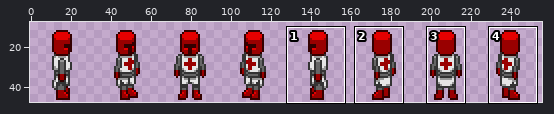
Two versions of one sprite sheet, char/dead/run.png. The first picture is a wide view before the edit; the outline marks the close-up.
Close-up. First the earlier version:
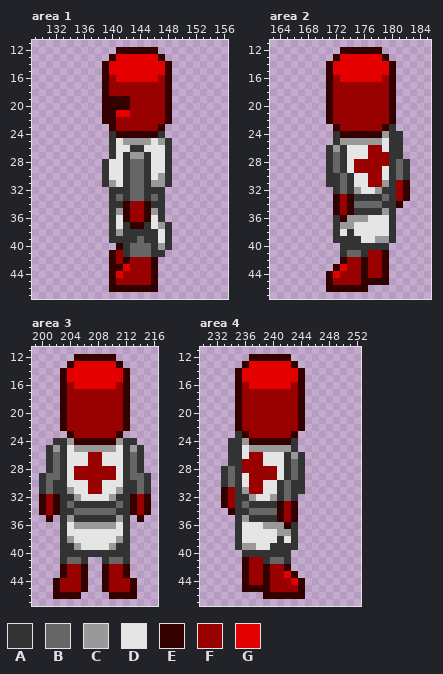
The file is 256x48 pixels. Shown: area 1: x 129..156, y 11..47; area 2: x 163..185, y 11..47; area 3: x 199..216, y 11..47; area 4: x 230..252, y 11..47. The wide view leaves out empty margins. The commit also changed other parts of the picture, which this record leaves out.
Palette (. is transparent): A #333333  B #666666  C #999999  D #e5e5e5  E #330000  F #990000  G #e50000
Pixels before, area 1, first column x 139:
12 ..EEEEEE..
13 .EGGGGGGE.
14 EGGGGGGGGE
15 EGGGGGGGGE
16 EFGGGGGGFE
17 EFFFFFFFFE
18 EFFFFFFFFE
19 EEEEFFFFFE
20 EEEEFFFFFE
21 EEGGFFFFFE
22 EEFFFFFFFE
23 .EFFFFFFE.
24 .AEEEEEEA.
25 .ADCCCCDCA
26 .ADDAADDDA
27 .ADACCADDA
28 ADDABBADDA
29 ADDABBADDA
30 ADDABBADCA
31 ACDABBACCA
32 .AAABBAAA.
33 .ABABBABA.
34 .AAEFFEAA.
35 .ACEFFECA.
36 .ADEFFEDA.
37 .ADAEEADCA
38 .ACAAAAADA
39 .AAAABAADA
40 ..EABBBACA
41 .EFABBBAA.
42 .EFEFFFE..
43 .EEGFFFE..
44 .EGFFFFE..
45 .EFFFFFE..
46 .EEEEEEE..
Pixels before, area 2, first column x 171:
12 ..EEEEEE....
13 .EGGGGGGE...
14 EGGGGGGGGE..
15 EGGGGGGGGE..
16 EFGGGGGGFE..
17 EFFFFFFFFE..
18 EFFFFFFFFE..
19 EFFFFFFFFE..
20 EFFFFFFFFE..
21 EFFFFFFFFE..
22 EFFFFFFFFE..
23 .EFFFFFFEA..
24 .AEEEEEECAA.
25 .ACCCCCCDAA.
26 ACADDDFFDAA.
27 ABADDDFFFAA.
28 ABADFFFFFABA
29 ABADFFFFDABA
30 AABADDFFDABA
31 AABADDFFCAFE
32 .ABACDDCAAFE
33 .EFEAAAABAFE
34 .EFEBBBBAAE.
35 .EFEAAAACA..
36 .AECCCDDDA..
37 .ACCDDDDDA..
38 .ADADDDDDA..
39 .AAAADDCCA..
40 ..AAAAAAA...
41 ..ABBAFFE...
42 ..EFFEFFE...
43 .EGFFEFFE...
44 EGFFFEFFE...
45 EFFFFEEEE...
46 EEEEEE......
Pixels before, area 3, first column x 200:
12 .....EEEEEE.....
13 ....EGGGGGGE....
14 ...EGGGGGGGGE...
15 ...EGGGGGGGGE...
16 ...EFGGGGGGFE...
17 ...EFFFFFFFFE...
18 ...EFFFFFFFFE...
19 ...EFFFFFFFFE...
20 ...EFFFFFFFFE...
21 ...EFFFFFFFFE...
22 ...EFFFFFFFFE...
23 ....EFFFFFFE....
24 ..AACEEEEEECAA..
25 .ACADCCCCCCDACA.
26 .ABADDDFFDDDABA.
27 .ABADDDFFDDDABA.
28 .ABADFFFFFFDABA.
29 ABBADFFFFFFDABBA
30 ABAADDDFFDDDAABA
31 ABAACDDFFDDCAABA
32 EFEAACDDDDCAAEFE
33 EFEABAAAAAABAEFE
34 EFEAABBBBBBAAEFE
35 .E.ACAAAAAACA.E.
36 ...ADCCCCCCDA...
37 ...ADDDDDDDDA...
38 ...ACDDDDDDCA...
39 ...AACDDDDCAA...
40 ...AAAAAAAAAA...
41 ...ABBA..ABBA...
42 ...EFFE..EFFE...
43 ...EFFE..EFFE...
44 ..EFFFE..EFFFE..
45 ..EFFFE..EFFFE..
46 ..EEEE....EEEE..
Pixels before, area 4, first column x 233:
12 ....EEEEEE..
13 ...EGGGGGGE.
14 ..EGGGGGGGGE
15 ..EGGGGGGGGE
16 ..EFGGGGGGFE
17 ..EFFFFFFFFE
18 ..EFFFFFFFFE
19 ..EFFFFFFFFE
20 ..EFFFFFFFFE
21 ..EFFFFFFFFE
22 ..EFFFFFFFFE
23 ..AEFFFFFFE.
24 .AACEEEEEEA.
25 .AADCCCCCCA.
26 .AADFFDDDACA
27 .AAFFFDDDABA
28 ABAFFFFFDABA
29 ABADFFFFDABA
30 ABADFFDDABAA
31 EFACFFDDABAA
32 EFAACDDCABA.
33 EFABAAAAEFE.
34 .EAABBBBEFE.
35 ..ACAAAAEFE.
36 ..ADDDCCCEA.
37 ..ADDDDDCCA.
38 ..ADDDDDADA.
39 ..ACCDDAAAA.
40 ...AAAAAAA..
41 ...EFFABBA..
42 ...EFFEFFE..
43 ...EFFEFFGE.
44 ...EFFEFFFGE
45 ...EEEEFFFFE
46 ......EEEEEE
After the commit:
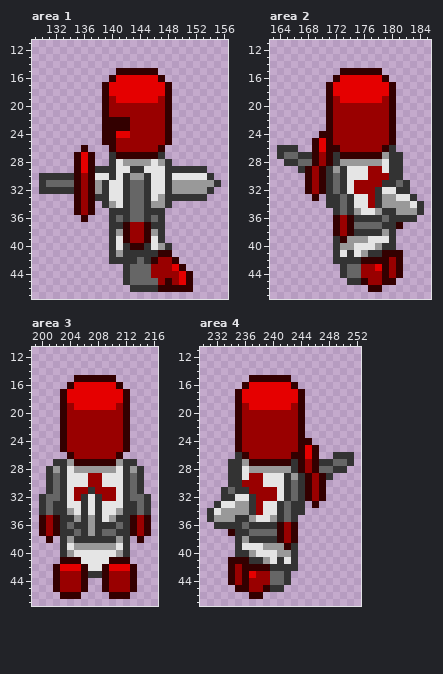
The edit:
Changed rows in their new state; - is an unchanged pixel.
Area 1:
first column x 130:
12 -----------......---------
13 ----------........--------
14 ---------..........-------
15 ---------..EEEEEE..-------
16 ---------.E------E.-------
17 ----------GGGGGGGG--------
18 ----------GGGGGGGG--------
19 ----------FGGGGGG---------
20 ----------FFF-------------
21 ----------FFF-------------
22 -----------EE-------------
23 ---------E-EE----FE-------
24 ---------EEGGFFFFFE-------
25 ---------EEFFFFFFFE-------
26 ------E---EFFFFFFE.-------
27 -----EGE---EEEEEEA.-------
28 -----EGE-.A-CCCC-C--------
29 -----EGEA-A-DAAD---AAAAA--
30 AAAAAEFEDDA--CC--D-DDDDDA-
31 ABBBBEFEC-D-----DD-CCCCCCA
32 AAAAAEFECADD----DDACCCCCA-
33 -----EFEAADD----DCAAAAAA--
34 -----EFE-ACDABBACCA-------
35 -----EFE---AABBAA---------
36 ------E----BABBAB---------
37 -----------AEFFEAA.-------
38 ------------EFFECA.-------
39 -----------DEFFEDA.-------
40 ----------AD-EEAD---------
41 ----------AC-AAA-EE-------
42 ----------AAAABA-FFE------
43 ----------..ABBBFFFGE-----
44 ----------..ABBBFFFFGE----
45 ----------..ABBBBFEFGE----
46 ----------...AAAAEEEEE----
Area 2:
first column x 171:
12 --......--
13 -........-
14 ..........
15 ..EEEEEE..
16 .E------E.
17 -GGGGGGGG-
18 -GGGGGGGG-
19 --GGGGGG--
first column x 164:
23 -------EF------FE----
24 ------EEFFFFFFFFE.---
25 -----EGEFFFFFFFFE.---
26 AAA--EGEEFFFF--E-.---
27 ABBAAEFEAEEEEEEC-----
28 -AABBEFEACCCCCCD-A.--
29 ---AEFE-C--DD----A.--
30 ----EFE-BAD----F-A.--
31 ----EFE-BADFF--A-BA--
32 ----EFEABADFFFADDAA--
33 -----E-AABADDF-CCDDA-
34 -------AABADDFACCCCDA
35 --------ABACDDCA-CCCA
36 --------EFEAAAAB-AAA-
37 --------EFEBBBBA-E---
38 --------EFEAAAAC-----
39 ---------ECCC-DD-----
40 --------ACCDDDC-A----
41 --------ADADCAA-EE---
42 --------AAAA-EE-FE---
43 --------.ABBF-G-FE---
44 -------..ABBF---FE---
45 -------...AA-FF-E----
46 -------......EE------
Area 3:
first column x 203:
12 --......--
13 -........-
14 ..........
15 ..EEEEEE..
16 .E------E.
17 -GGGGGGGG-
18 -GGGGGGGG-
19 --GGGGGG--
first column x 200:
23 ---EF------FE---
24 --.EFFFFFFFFE.--
25 -..EFFFFFFFFE..-
26 -...EFF--FFE...-
27 -.A-CEEEEEEC-A.-
28 --C--CCCCCC--C--
29 .A---DD--DD---A.
30 .AB----------BA.
31 .AB-DFFA-FFD-BA.
32 ABB-DFA-AFFD-BBA
33 ABA-DD-D-DDD-ABA
34 ABA-CDADADDC-ABA
35 EFE-AC-C-DCA-EFE
36 EFE-BAA-AAAB-EFE
37 EFE-ABACABBA-EFE
38 -E---AAAAAA---E-
39 ----D-CCCC-D----
40 ----CDDDDDDC----
41 ---EEEDDDDEEE---
42 --EGGG-DD-GGGE--
43 --EF---AA---FE--
46 --.----------.--
Area 4:
first column x 235:
12 --......--
13 -........-
14 ..........
15 ..EEEEEE..
16 .E------E.
17 -GGGGGGGG-
18 -GGGGGGGG-
19 --GGGGGG--
first column x 231:
23 ----EF------FE-------
24 ---.EFFFFFFFFEE------
25 ---.EFFFFFFFFEGE-----
26 ---.-E--FFFFEEGE--AAA
27 -----CEEEEEEAEFEAABBA
28 --.A-DCCCCCCAEFEBBAA-
29 --.A----DD--C-EFEA---
30 --.A-F----DAB-EFE----
31 --AB-A--FFDAB-EFE----
32 --AADDAFFFDABAEFE----
33 -ADDCC-FDDABAA-E-----
34 ADCCCCAFDDABAA-------
35 ACCC-ACDDCABA--------
36 -AAA-BAAAAEFE--------
37 ---E-ABBBBEFE--------
38 -----CAAAAEFE--------
39 -----DD-CCCE---------
40 ----A-CDDDCCA--------
41 ---EE-AACDADA--------
42 ---EF-EE-AAAA--------
43 ---EF-G-FBBA.--------
44 ---EF---FBBA..-------
45 ----E-FF-AA...-------
46 ------EE......-------
